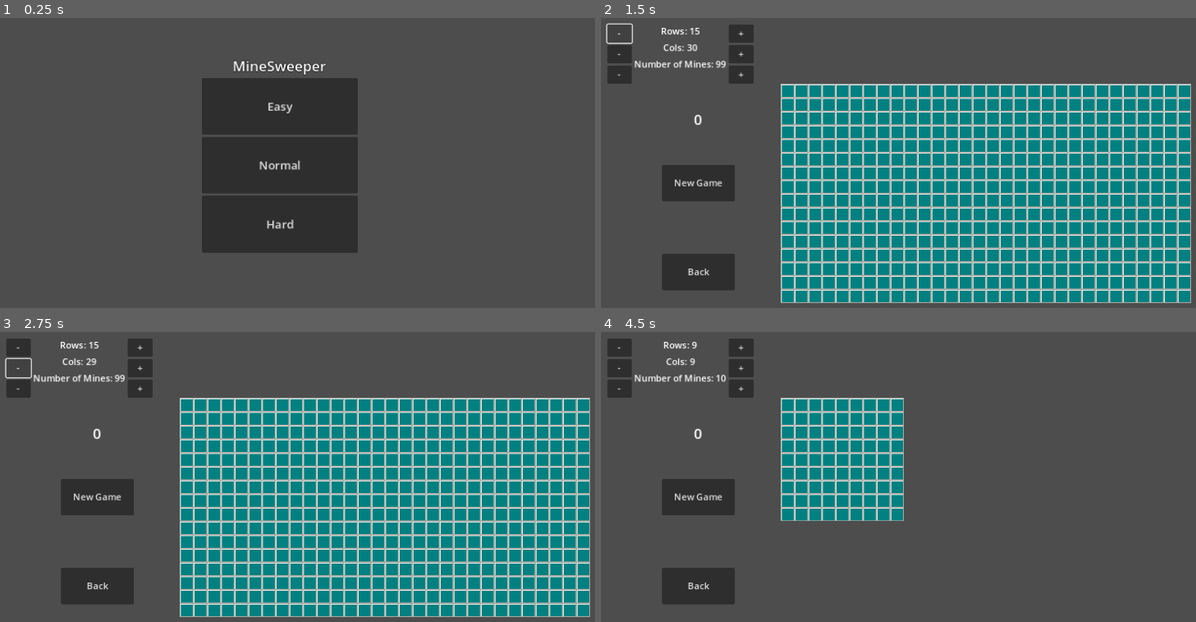
Above: before the commit, frames 1-4 (two rows, left to right).
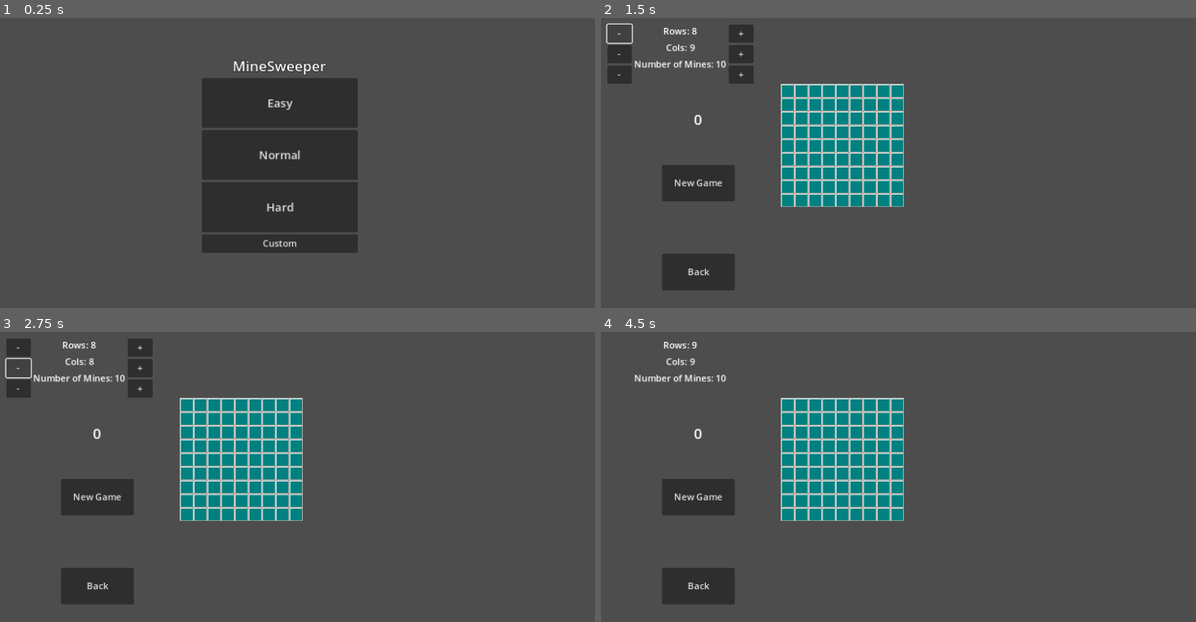
Above: after the commit, the same moments.

Repository: PudWin14/Go_Minas
Game: Godot game, scene res://Scenes/main.tscn
Two runs of this game, one before a commit and one after it. Both use one fixed random seed, a clock stepped at 60 frames per second and the inputs below.
Inputs (mouse positions are in pixels of both pictures, inside the frame that each line leads up to):
- Up to frame 1 (0.25 s): no input
- Up to frame 2 (1.5 s): click (880, 244) at 0.5 s, where only the run after the commit has a clickable "Custom"; click "-" at 1.25 s
- Up to frame 3 (2.75 s): click "-" at 2 s
- Up to frame 4 (4.5 s): click "-" at 2.75 s; click "Back" at 3.5 s; click "Easy" at 4.25 s

The runs differ from the first frame. In frame 1, 1.4% of the frame differs, in the area x 33-61%, y 28-80%; in frame 2, 44%, in the area x 10-100%, y 3-99%; in frame 3, 44%; in frame 4, 1.5%.

Commit message:
Removed custom size normal levels.Add custom level
Deleted the custom sizze option in normal levels,
but added a Custom level with custom options.

Diff:
--- a/Scenes/GlobalVariables.gd
+++ b/Scenes/GlobalVariables.gd
@@ -30,6 +30,7 @@
 var texture_flag = load("res://Assets/Minesweeper_LAZARUS_21x21_flag.png")
 var texture_uncovered = load("res://Assets/Minesweeper_LAZARUS_21x21_unexplored.png")
 
+var custom = false
 
 func _ready():
 #	print(cells_grid)
--- a/Scenes/HUD.gd
+++ b/Scenes/HUD.gd
@@ -3,6 +3,12 @@
 
 signal new_game_pressed
 
+func _ready():
+	if not GlobalVariables.custom:
+		for button in $HContainer/MinusButtonContainer.get_children():
+			button.hide()
+		for button in $HContainer/PlusButtonContainer.get_children():
+			button.hide()
 
 func update_hud():
 	$HContainer/LabelContainer/ColsNum.text = "Cols: " + str(GlobalVariables.new_max_cols)
@@ -53,8 +59,10 @@
 	$MessageLabel.hide()
 
 
-func _on_button_pressed():
-	get_tree().change_scene_to_file("res://Scenes/main.tscn")
-
 func update_time(time):
 	$TimeLabel.text = str(time)
+
+
+func _on_back_btton_pressed():
+	GlobalVariables.custom = false
+	get_tree().change_scene_to_file("res://Scenes/main.tscn")
--- a/Scenes/hud.tscn
+++ b/Scenes/hud.tscn
@@ -19,22 +19,22 @@
 offset_bottom = 134.0
 metadata/_edit_group_ = true
 
-[node name="MinusButtonContainer2" type="VBoxContainer" parent="HContainer"]
+[node name="MinusButtonContainer" type="VBoxContainer" parent="HContainer"]
 layout_mode = 2
 size_flags_horizontal = 3
 metadata/_edit_group_ = true
 
-[node name="MinusRowButton" type="Button" parent="HContainer/MinusButtonContainer2"]
+[node name="MinusRowButton" type="Button" parent="HContainer/MinusButtonContainer"]
 layout_mode = 2
 size_flags_vertical = 3
 text = "-"
 
-[node name="MinusColButton" type="Button" parent="HContainer/MinusButtonContainer2"]
+[node name="MinusColButton" type="Button" parent="HContainer/MinusButtonContainer"]
 layout_mode = 2
 size_flags_vertical = 3
 text = "-"
 
-[node name="MinusMineButton" type="Button" parent="HContainer/MinusButtonContainer2"]
+[node name="MinusMineButton" type="Button" parent="HContainer/MinusButtonContainer"]
 layout_mode = 2
 size_flags_vertical = 3
 text = "-"
@@ -130,11 +130,11 @@
 horizontal_alignment = 1
 vertical_alignment = 1
 
-[connection signal="pressed" from="HContainer/MinusButtonContainer2/MinusRowButton" to="." method="_on_minus_row_button_pressed"]
-[connection signal="pressed" from="HContainer/MinusButtonContainer2/MinusColButton" to="." method="_on_minus_col_button_pressed"]
-[connection signal="pressed" from="HContainer/MinusButtonContainer2/MinusMineButton" to="." method="_on_minus_mine_button_pressed"]
+[connection signal="pressed" from="HContainer/MinusButtonContainer/MinusRowButton" to="." method="_on_minus_row_button_pressed"]
+[connection signal="pressed" from="HContainer/MinusButtonContainer/MinusColButton" to="." method="_on_minus_col_button_pressed"]
+[connection signal="pressed" from="HContainer/MinusButtonContainer/MinusMineButton" to="." method="_on_minus_mine_button_pressed"]
 [connection signal="pressed" from="HContainer/PlusButtonContainer/PlusRowButton" to="." method="_on_plus_row_button_pressed"]
 [connection signal="pressed" from="HContainer/PlusButtonContainer/PlusColButton" to="." method="_on_plus_col_button_pressed"]
 [connection signal="pressed" from="HContainer/PlusButtonContainer/PlusMineButton" to="." method="_on_plus_mine_button_pressed"]
 [connection signal="pressed" from="NewGameButton" to="." method="_on_new_game_button_pressed"]
-[connection signal="pressed" from="BackButton" to="." method="_on_button_pressed"]
+[connection signal="pressed" from="BackButton" to="." method="_on_back_btton_pressed"]
--- a/Scenes/main.gd
+++ b/Scenes/main.gd
@@ -25,3 +25,12 @@
 	GlobalVariables.new_num_mines = 99
 	GlobalVariables.new_game()
 	get_tree().change_scene_to_file("res://Scenes/game.tscn")
+
+
+func _on_custom_button_pressed():
+	GlobalVariables.new_max_cols = 9
+	GlobalVariables.new_max_rows = 9
+	GlobalVariables.new_num_mines = 10
+	GlobalVariables.new_game()
+	GlobalVariables.custom = true
+	get_tree().change_scene_to_file("res://Scenes/game.tscn")
--- a/Scenes/main.tscn
+++ b/Scenes/main.tscn
@@ -51,6 +51,11 @@
 theme_override_font_sizes/font_size = 20
 text = "Hard"
 
+[node name="CustomButton" type="Button" parent="VBoxContainer"]
+layout_mode = 2
+text = "Custom"
+
 [connection signal="pressed" from="VBoxContainer/EasyButton" to="." method="_on_easy_button_pressed"]
 [connection signal="pressed" from="VBoxContainer/NormalButton" to="." method="_on_normal_button_pressed"]
 [connection signal="pressed" from="VBoxContainer/HardButton" to="." method="_on_hard_button_pressed"]
+[connection signal="pressed" from="VBoxContainer/CustomButton" to="." method="_on_custom_button_pressed"]
